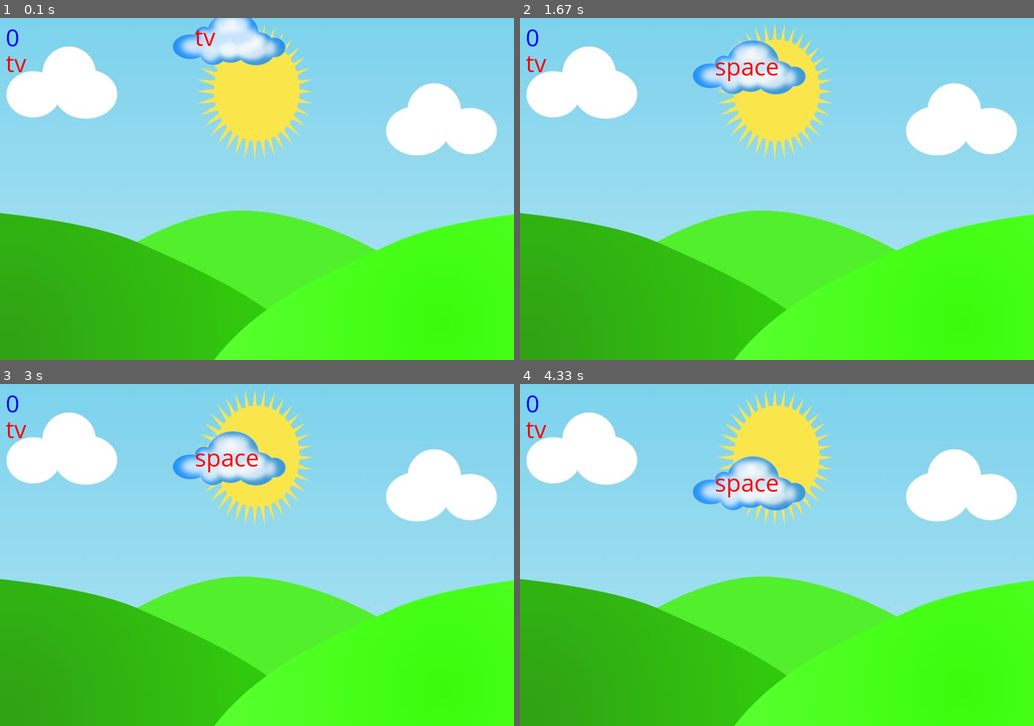
Above: before the commit, frames 1-4 (two rows, left to right).
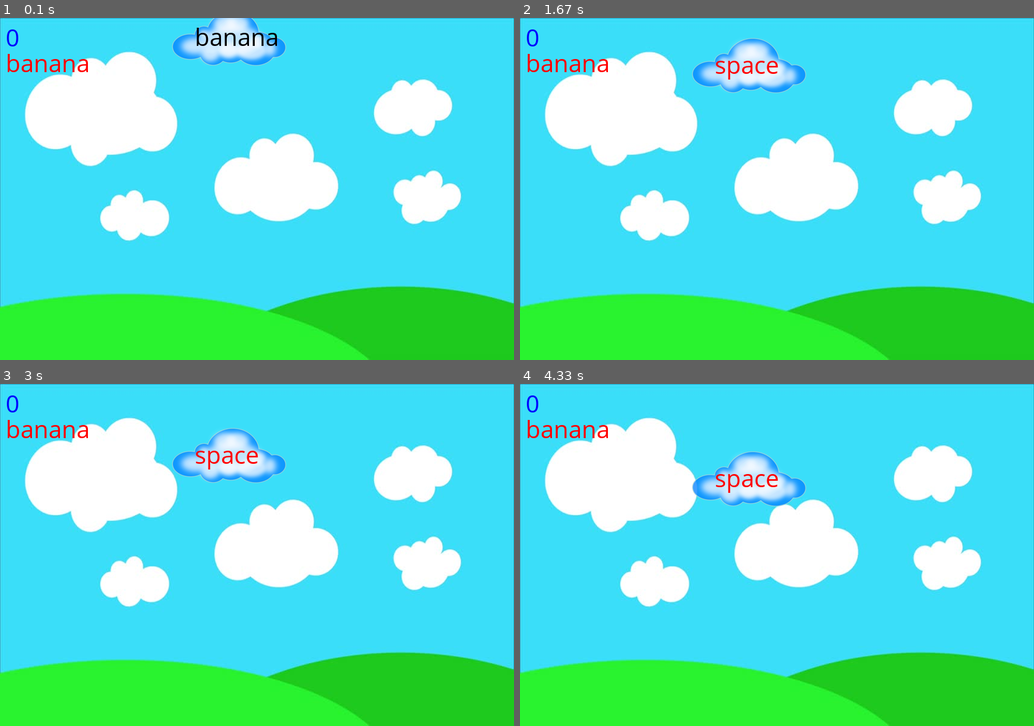
Above: after the commit, the same moments.

Repository: rahulmis/BlastCloudWordGameUSingPythonPygame
Game: pygame game, started from PygameWordgame.py
Two runs of this game, one before a commit and one after it. Both use one fixed random seed, a clock stepped at 60 frames per second and the inputs below.
Inputs:
- Up to frame 1 (0.1 s): no input
- Up to frame 2 (1.67 s): tap Space at 0.33, 1.07, 1.37 s; tap Enter at 0.67 s
- Up to frame 3 (3 s): no input
- Up to frame 4 (4.33 s): no input

The runs differ from the first frame. In frame 1, 95% of the frame differs, in the area x 0-100%, y 0-100%; in frame 2, 96%; in frame 3, 96%; in frame 4, 96%.

Commit message:
first commit

Diff:
--- a/PygameWordgame.py
+++ b/PygameWordgame.py
@@ -1,101 +1,98 @@
 def new_word():
-    global chossen_word,text,font,word_x,word_y,press_word,speed
+    global word_x,word_y,text,chosen_word,press_word,speed
     word_x = random.randint(100,600)
     word_y = 0
+    chosen_word = random.choice(llist)
     press_word = ''
-    speed += 0.05
-    chossen_word = random.choice(lines)
-    text = font.render(chossen_word,True,red)
-
-import random
+    speed += 0.02
+    text = font.render(chosen_word,True,black)
 import pygame
 import sys
+import random
 import time
 pygame.init()
-######################################################## Variables used
+################################# colors
+red = (255,0,0)
+green = (0,255,0)
+blue = (0,0,255)
+black = (0,0,0)
+################################## variables
 x = 900
 y = 600
 speed = 0.5
 point = 0
-lines = ['hello','cow','fact','man', 'cloud', 'down', 'earth', 'google', 'facebook', 'what', 'is', 'there', 'animal', 'rose', 'rat', 'puppy', 'long', 'small', 'kite', 'young', 'loud', 'lord', 'fan', 'tv', 'film', 'flower', 'grapes', 'apple', 'onion', 'mango', 'banana', 'orange', 'queen', 'hen', 'horse', 'donkey', 'parrot','turn','toe','thumb']
-
-######################################################## initalize screen and set title
+llist = ['apple','mango','banana','yellow','green','man','girl','boy']
+font = pygame.font.SysFont('ComicSansMs',45)
+text1 = font.render('Hit Enter To Restart The Game...', True, red)
+################################# screen
 win = pygame.display.set_mode((x,y))
-pygame.display.set_caption('Cloud Blast Word Game')
-#########################################################   Images
+pygame.display.set_caption('Blast Cloud Word Game')
+################################ images
 logo = pygame.image.load('jj.png')
 background1 = pygame.image.load('1.png')
 background2 = pygame.image.load('2.png')
 cloud = pygame.image.load('clipart984165.png')
-matchedimg = pygame.image.load('explosion1.gif')
-########################################################## Add logo
+matchimg = pygame.image.load('explosion1.gif')
 pygame.display.set_icon(logo)
-######################################################### Font
-font = pygame.font.SysFont('ComicSansMs',45)
-######################################################## Colors
-red = (255,0,0)
-green = (0,255,0)
-blue = (0,0,255)
-########################################################
-text1 = font.render('Hit Enter To Restart The Game..', True, red)
-
-######################################################## sounds
+##################################### sounds
+pygame.mixer.music.load('bgmuisc.wav')
 channel0 = pygame.mixer.Channel(0)
+channel0.set_volume(0.3)
 channel1 = pygame.mixer.Channel(1)
 channel1.set_volume(0.3)
-pygame.mixer.music.load('bgmuisc.wav')
 pygame.mixer.music.set_volume(0.1)
-pygame.mixer.music.play(loops=-1)
-######################################################## call the new_word
+pygame.mixer.music.play()
+blastmusic = pygame.mixer.Sound('boom.wav')
+lostmusic = pygame.mixer.Sound('loss1.wav')
+#####################################
 new_word()
-# run the game loop
+############################################ infinite game loop
 while True:
-    if point >=100:
-        win.blit(background1, (0, 0))
+    if(point >= 100):
+        win.blit(background2, (0, 0))
     else:
-        win.blit(background2,(0,0))
+        win.blit(background1,(0,0))
     win.blit(cloud,(word_x-40,word_y-20))
     win.blit(text,(word_x,word_y))
     word_y += speed
-    wordCaption = font.render(chossen_word,True,red)
-    win.blit(wordCaption,(10,50))
+    word_caption = font.render(chosen_word,True,red)
+    win.blit(word_caption,(10,50))
     for event in pygame.event.get():
         if event.type == pygame.QUIT:
             pygame.quit()
             sys.exit()
         elif(event.type == pygame.KEYDOWN):
             press_word += pygame.key.name(event.key)
-            if chossen_word.startswith(press_word):
+            if chosen_word.startswith(press_word):
                 text = font.render(press_word,True,blue)
-                if(chossen_word == press_word):
-                    point += len(chossen_word)
-                    channel1.play(pygame.mixer.Sound('boom.wav'), maxtime=600)
-                    win.blit(matchedimg, (word_x - 40, word_y - 20))
+                if(chosen_word == press_word):
+                    point += len(chosen_word)
+                    channel0.play(blastmusic,maxtime=600)
+                    win.blit(matchimg,(word_x,word_y))
                     pygame.display.update()
                     time.sleep(0.02)
                     new_word()
             else:
-                text = font.render(press_word, True, red)
+                text = font.render(press_word,True,red)
                 press_word = ''
-    pointCaption = font.render(str(point),True,blue)
-    win.blit(pointCaption,(10,5))
+    point_caption = font.render(str(point),True,blue)
+    win.blit(point_caption,(10,5))
     if(word_y < y-5):
         pass
     else:
-        bb = pygame.mixer.Channel(0).get_busy()
+        bb = pygame.mixer.Channel(1).get_busy()
         if bb == 1:
             pass
         else:
-            channel0.set_volume(0.8)
-            channel0.play(pygame.mixer.Sound('loss1.wav'), maxtime=6000)
-        win.blit(text1, (100,260))
+            channel1.play(lostmusic,maxtime=6000)
+        win.blit(text1,(100,260))
         pygame.display.update()
         event = pygame.event.wait()
-        if event.type == pygame.QUIT:
+        if(event.type == pygame.QUIT):
             pygame.quit()
-        if event.type == pygame.KEYDOWN and event.key == pygame.K_SPACE:
-            channel0.stop()
+            sys.exit()
+        if(event.type == pygame.KEYDOWN and event.key == pygame.K_SPACE):
+            point = 0
             speed = 0.5
-            point = 0
             new_word()
     pygame.display.update()
--- a/PygameWordsetup.py
+++ b/PygameWordsetup.py
@@ -1,45 +1,3 @@
-# from cx_Freeze import *
-# import sys
-# includefiles = ['jj.png','1.png','2.png','clipart984165.png','explosion1.gif','bgmuisc.wav','boom.wav','loss1.wav']
-# packages = ["pygame"]
-# base = None
-# if sys.platform == "win32":
-#     base = "Win32GUI"
-#
-# shortcut_table = [
-#     ("DesktopShortcut",  # Shortcut
-#      "DesktopFolder",  # Directory_
-#      "Pygame Typing Speed",  # Name
-#      "TARGETDIR",  # Component_
-#      "[TARGETDIR]\PygameWordgame.exe",  # Target
-#      None,  # Arguments
-#      None,  # Description
-#      None,  # Hotkey
-#      None,  # Icon
-#      None,  # IconIndex
-#      None,  # ShowCmd
-#      "TARGETDIR",  # WkDir
-#      )
-# ]
-# msi_data = {"Shortcut": shortcut_table}
-#
-# # Change some default MSI options and specify the use of the above defined tables
-# bdist_msi_options = {'data': msi_data}
-# setup(
-#     version="1.0",
-#     description="Pygame Typing Speed Increaser Game",
-#     author="ForCodeCoder",
-#     name="Pygame Typing Speed",
-#     options={'build_exe': {'include_files': includefiles,"packages":packages}, "bdist_msi": bdist_msi_options },
-#     executables=[
-#         Executable(
-#             script="PygameWordgame.py",
-#             base=base,
-#             icon='jj.png',
-#         )
-#     ]
-# )
-#########################################################################################
 import cx_Freeze
 import sys
 base = None
@@ -48,7 +6,7 @@
 shortcut_table = [
     ("DesktopShortcut",  # Shortcut
      "DesktopFolder",  # Directory_
-     "Cloud Word Game",  # Name
+     "Blast Cloud Word Game",  # Name
      "TARGETDIR",  # Component_
      "[TARGETDIR]\PygameWordgame.exe",  # Target
      None,  # Arguments
@@ -69,9 +27,9 @@
 
 cx_Freeze.setup(
     version="1.0",
-    description="Pygame Typing Speed Cloud Word Game",
+    description="Pygame BLast Cloud Game",
     author="ForCodeCoder",
-    name="Cloud Word Game",
+    name="Blast Cloud Word Game",
     options={"build_exe": {"packages":["pygame"],
                            "include_files":['cc.ico','jj.png','1.png','2.png','clipart984165.png','explosion1.gif','bgmuisc.wav','boom.wav','loss1.wav']},
              "bdist_msi": bdist_msi_options,
@@ -79,4 +37,3 @@
     executables = executables
 
     )
-#################################################################
